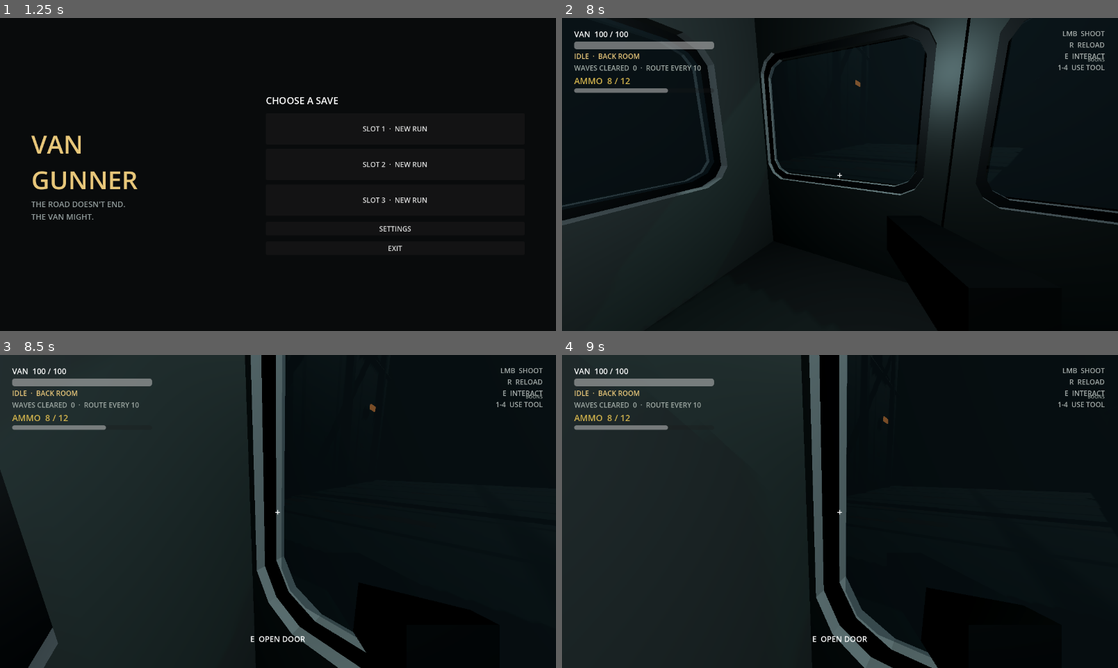
Above: before the commit, frames 1-4 (two rows, left to right).
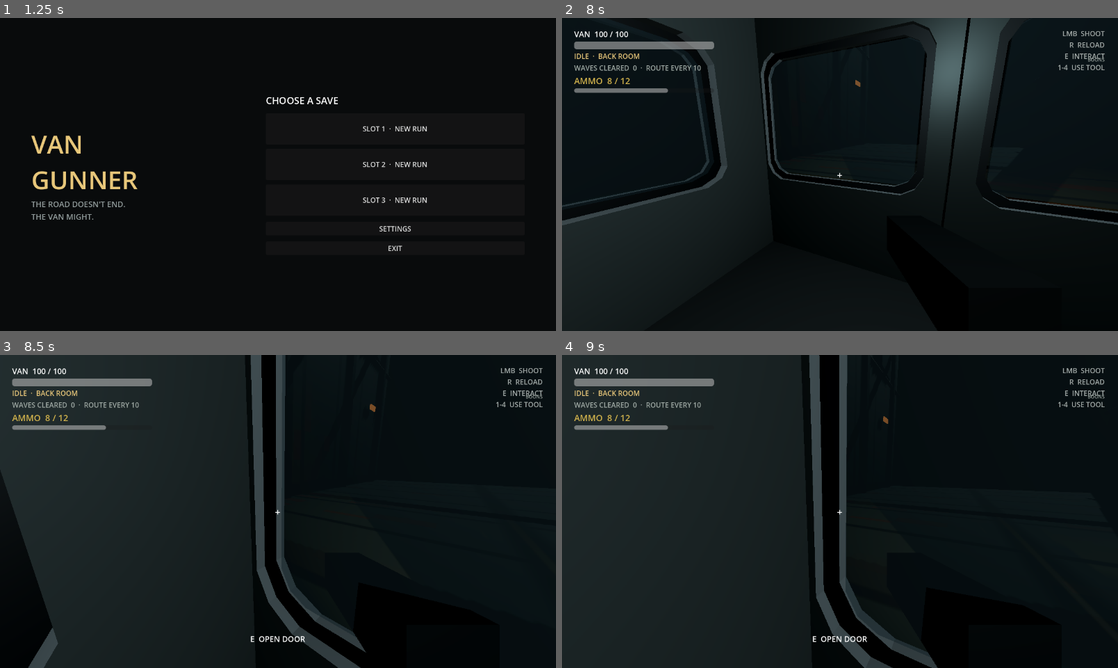
Above: after the commit, the same moments.

Repository: SebastianFreitas/van-gunner
Game: Godot game, scene res://scenes/boot/boot.tscn
Two runs of this game, one before a commit and one after it. Both use one fixed random seed, a clock stepped at 60 frames per second and the inputs below.
Inputs (mouse positions are in pixels of both pictures, inside the frame that each line leads up to):
- Up to frame 1 (1.25 s): tap Enter at 0.5 s; move the mouse to (400, 158) at 0.52 s; hold D (move_right) from 0.53 s (still down); hold E (interact) from 0.53 s (still down)
- Up to frame 2 (8 s): release D (move_right) at 1.25 s; release E (interact) at 1.25 s; click "SLOT 1 · NEW RUN" at 1.25 s; tap Space at 2, 4.25, 5.75 s; move the mouse to (812, 174) at 2.02 s; hold W (move_forward) 2.03-6.53 s; click (812, 174) at 2.1 s; move the mouse to (851, 168) at 2.77 s; hold 1 (use_slot_1) 2.78-3.53 s; tap Enter at 3.5, 5 s; move the mouse to (834, 180) at 3.52 s; tap 2 (use_slot_2) at 3.6 s; move the mouse to (878, 177) at 4.27 s; hold 3 (use_slot_3) 4.28-5.03 s; move the mouse to (795, 171) at 5.02 s; tap 4 (use_slot_4) at 5.1 s; move the mouse to (845, 174) at 5.77 s; tap Tab at 5.85 s; move the mouse to (817, 168) at 6.52 s; hold D (move_right) 6.53-7.28 s; tap E (interact) at 6.6 s; move the mouse to (867, 174) at 7.27 s; press the mouse at (867, 174) at 7.28 s; hold W (move_forward) from 7.28 s (still down)
- Up to frame 3 (8.5 s): keep holding W (move_forward); move the mouse to (250, 511) at 8.02 s; release the mouse at (250, 511) at 8.03 s; tap 1 (use_slot_1) at 8.1 s
- Up to frame 4 (9 s): keep holding W (move_forward); move the mouse to (851, 505) at 8.77 s; hold 2 (use_slot_2) from 8.78 s (still down)

Frame 1 is identical in both runs. In frame 2, 0.3% of the frame differs, in the area x 21-96%, y 45-61%; in frame 3, 1.2%, in the area x 46-66%, y 64-100%; in frame 4, 1.1%.

Commit message:
Add door spill lighting so openings wash the corridor without lighting the cabin.
Co-authored-by: Cursor <cursoragent@cursor.com>

Diff:
--- a/project.godot
+++ b/project.godot
@@ -107,6 +107,11 @@
 ]
 }
 
+[layer_names]
+
+3d_render/layer_1="World"
+3d_render/layer_2="VanInterior"
+
 [physics]
 
 3d/physics_engine="Jolt Physics"
--- a/scenes/van/van.tscn
+++ b/scenes/van/van.tscn
@@ -19,6 +19,7 @@
 [ext_resource type="Script" uid="uid://bxtywmfyg7o48" path="res://scripts/run/breakable_glass.gd" id="18"]
 [ext_resource type="Script" uid="uid://bq8side0doors01" path="res://scripts/run/side_doors.gd" id="19"]
 [ext_resource type="Script" uid="uid://cq8sidedrinteract" path="res://scripts/run/side_door_interact.gd" id="20"]
+[ext_resource type="Script" path="res://scripts/run/van_lighting.gd" id="21"]
 
 [sub_resource type="Environment" id="IndustrialEnvironment"]
 background_mode = 1
@@ -1033,23 +1034,58 @@
 movement_reference_path = NodePath("..")
 
 [node name="Lighting" type="Node3D" parent="TravelPath/VanFollow/VanRig" unique_id=863892881]
+script = ExtResource("21")
 
 [node name="ExteriorLight" type="DirectionalLight3D" parent="TravelPath/VanFollow/VanRig/Lighting" unique_id=183605224]
 transform = Transform3D(0.9393727, 0.25070828, -0.23393217, 0, 0.68222123, 0.7311458, 0.3428978, -0.6868184, 0.64086, 0, 0, 0)
 light_color = Color(0.42, 0.5, 0.48, 1)
-light_energy = 0.38
+light_energy = 0.45
+light_cull_mask = 1
 shadow_enabled = true
 
 [node name="CenterLight" type="OmniLight3D" parent="TravelPath/VanFollow/VanRig/Lighting" unique_id=348980157]
 transform = Transform3D(1, 0, 0, 0, 1, 0, 0, 0, 1, 0, 2.55, -1.5)
 light_color = Color(1, 0.86, 0.64, 1)
 light_energy = 2.4
+light_cull_mask = 2
 omni_range = 5.5
 
 [node name="RearLight" type="OmniLight3D" parent="TravelPath/VanFollow/VanRig/Lighting" unique_id=1842699834]
 transform = Transform3D(1, 0, 0, 0, 1, 0, 0, 0, 1, 0, 2.55, 2.8)
 light_color = Color(0.66, 0.78, 0.82, 1)
 light_energy = 2.0
+light_cull_mask = 2
+omni_range = 5.0
+
+[node name="DoorSpill" type="OmniLight3D" parent="TravelPath/VanFollow/VanRig/Lighting" unique_id=1842699835]
+transform = Transform3D(1, 0, 0, 0, 1, 0, 0, 0, 1, 0, 1.85, 0.4)
+light_color = Color(1, 0.88, 0.68, 1)
+light_energy = 6.5
+light_indirect_energy = 0.0
+light_volumetric_fog_energy = 0.35
+light_cull_mask = 1
+shadow_enabled = true
+shadow_bias = 0.04
+shadow_normal_bias = 1.2
+shadow_reverse_cull_face = true
+omni_range = 18.0
+omni_attenuation = 1.35
+
+[node name="RearCone" type="SpotLight3D" parent="TravelPath/VanFollow/VanRig/Lighting" unique_id=1842699836]
+transform = Transform3D(-1, 0, 0, 0, 1, 0, 0, 0, -1, 0, 1.75, 4.15)
+light_color = Color(1, 0.9, 0.72, 1)
+light_energy = 5.5
+light_indirect_energy = 0.0
+light_volumetric_fog_energy = 0.4
+light_cull_mask = 1
+shadow_enabled = true
+shadow_bias = 0.03
+shadow_normal_bias = 1.0
+shadow_reverse_cull_face = true
+spot_range = 22.0
+spot_attenuation = 1.2
+spot_angle = 62.0
+spot_angle_attenuation = 0.85
 
 [node name="Systems" type="Node" parent="." unique_id=928478009]
 
--- /dev/null
+++ b/scripts/run/van_lighting.gd
@@ -0,0 +1,28 @@
+extends Node3D
+
+## Marks van interior meshes as render layer 2 so DoorSpill (cull mask layer 1)
+## lights the corridor through openings without washing the cabin. In Godot,
+## objects excluded from a light's cull mask still cast shadows for that light,
+## so the outer shell blocks spill everywhere except real holes.
+
+const LAYER_WORLD := 1
+const LAYER_VAN_INTERIOR := 2
+
+@export var interior_path: NodePath = NodePath("../Interior")
+@export var player_path: NodePath = NodePath("../Player")
+
+
+func _ready() -> void:
+	var interior := get_node_or_null(interior_path)
+	if interior:
+		_set_geometry_layers(interior, LAYER_VAN_INTERIOR)
+	var player := get_node_or_null(player_path)
+	if player:
+		_set_geometry_layers(player, LAYER_VAN_INTERIOR)
+
+
+func _set_geometry_layers(root: Node, layer: int) -> void:
+	if root is VisualInstance3D:
+		(root as VisualInstance3D).layers = layer
+	for child in root.get_children():
+		_set_geometry_layers(child, layer)
Not shown, added: scripts/run/van_lighting.gd.uid
